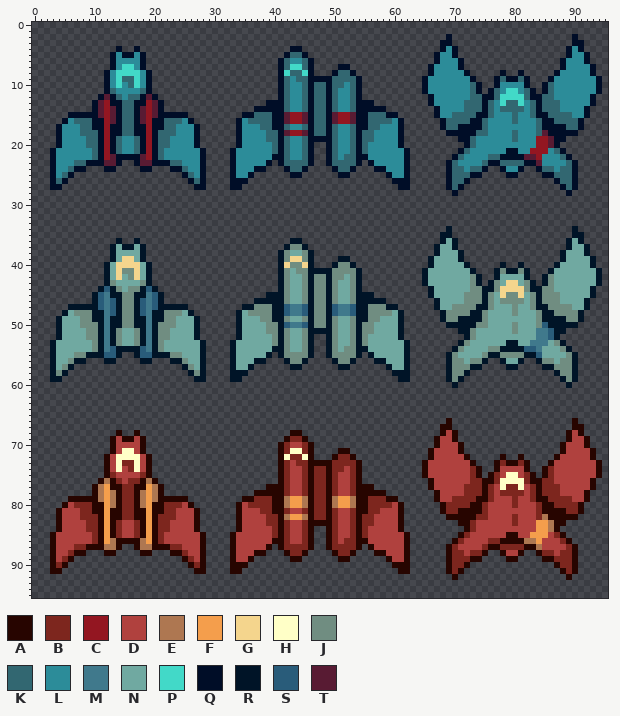
Sprite sheet -- game/assets.png. Above, as it was before the edit.
The file is 96x96 pixels.
Palette (. is transparent): A #270500  B #7d261e  C #931621  D #b0413e  E #ae7751  F #f49e4c  G #f4d58d  H #ffffc7  J #708d81  K #326771  L #2c8c99  M #40798c  N #70a9a1  P #42d9c8  Q #000d27  R #001427  S #295c7a  T #581b33
The same view after the edit:
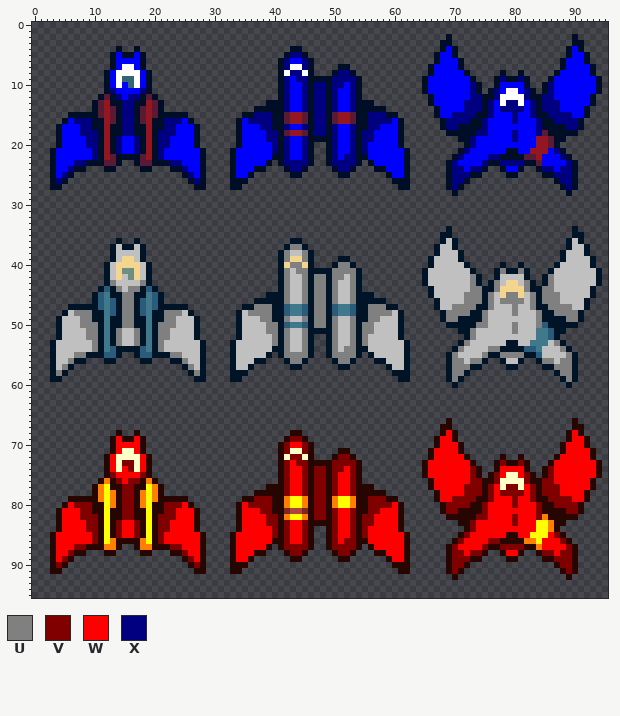
Colours new in this view: U #808080  V #800000  W #ff0000  X #000080
Change:
colour E: #ae7751 -> #ff8000
colour F: #f49e4c -> #ffff00
colour L: #2c8c99 -> #0000ff
colour N: #70a9a1 -> #c0c0c0
colour P: #42d9c8 -> #ffffff
Changed rows in their new state; - is a pixel that keeps its letter.
first column x 4:
 5 ---------------------------------------XX----------------------------------------------
 6 --------------------------------------X--X---------------------------------------------
 7 --------------------------------------X--X---------------------------------------------
 8 ---------------------------------------XX------XX--------------------------------------
 9 --------------------------------------X-XX----XXXX------------------------X--X---------
10 --------------------------------------X--X-XX-XX-X-------------------X------------X----
11 ---------X----X-----------------------X--X-XX-X--X-------------------X---X----X---X----
12 ----------X-XX------------------------X--X-XX-X--X-------------------XX--X----X--XX----
13 -----------XX-------------------------X--X-XX-X--X------------------XXX-X--XX--X-XXX---
14 -----------XX-------------------------X--X-XX-X--X------------------XXX-X-XXXX-X-XXX---
15 -----------XX--------------------XXX-------XX-------XXX-----------XXXX--X---X--X--XXXX-
16 ---XXX-----XX-----XXX-----------XXXX-------XX-------XXXX---------XXXX--X----X---X--XXXX
17 ----XX-----XX-----XX--------------XX--X--X-XX-X--X--XX-----------XX----X--------X----XX
18 ----XXX----XX----XXX---------------XX------XX-X--X-XX-----------------XX----X---X------
19 -----XX---X--X---XX----------------XX-X--X----X--X-XX----------------X------X----------
20 -----XX---X--X---XX-----------------X-X--X----X--X-X-----------------X-----------------
21 ------X---X--X---X------------------X-X--X----X--X-X----------------X--------------X---
22 ------X----------X--------------------X--X----X-XX-----------------X----XX----------X--
23 ---XX--------------XX-----------------XXXX----XXXX----------------X----X--XXXX-------X-
24 --X------------------X-----------------XX------XX-----------------XX-XX----------XX-XX-
25 -X--------------------X-------------------------------------------XXX--------------XXX-
26 X----------------------X------------------------------------------XX----------------XX-
27 ------------------------------------------------------------------X------------------X-
first column x 4:
37 ---------------------------------------UU----------------------------------------------
38 --------------------------------------U--U---------------------------------------------
39 --------------------------------------U--U---------------------------------------------
40 ---------------------------------------UU------UU--------------------------------------
41 --------------------------------------U-UU----UUUU------------------------U--U---------
42 --------------------------------------U--U-UU-UU-U-------------------U------------U----
43 ---------U----U-----------------------U--U-UU-U--U-------------------U---U----U---U----
44 ----------U-UU------------------------U--U-UU-U--U-------------------UU--U----U--UU----
45 -----------UU-------------------------U--U-UU-U--U------------------UUU-U--UU--U-UUU---
46 -----------UU-------------------------U--U-UU-U--U------------------UUU-U-UUUU-U-UUU---
47 -----------UU--------------------UUU-------UU-------UUU-----------UUUU--U---U--U--UUUU-
48 ---UUU-----UU-----UUU-----------UUUU-------UU-------UUUU---------UUUU--U----U---U--UUUU
49 ----UU-----UU-----UU--------------UU--U--U-UU-U--U--UU-----------UU----U--------U----UU
50 ----UUU----UU----UUU---------------UU------UU-U--U-UU-----------------UU----U---U------
51 -----UU---U--U---UU----------------UU-U--U----U--U-UU----------------U------U----------
52 -----UU---U--U---UU-----------------U-U--U----U--U-U-----------------U-----------------
53 ------U---U--U---U------------------U-U--U----U--U-U----------------U--------------U---
54 ------U----------U--------------------U--U----U-UU-----------------U----UU----------U--
55 ---UU--------------UU-----------------UUUU----UUUU----------------U----U--UUUU-------U-
56 --U------------------U-----------------UU------UU-----------------UU-UU----------UU-UU-
57 -U--------------------U-------------------------------------------UUU--------------UUU-
58 U----------------------U------------------------------------------UU----------------UU-
59 ------------------------------------------------------------------U------------------U-
first column x 4:
68 -----------------------------------------------------------------W--------------------W---
69 ----------W--W-------------------------VV-----------------------WW--------------------WW--
70 ----------WWWW------------------------VWWV----------------------WWW------------------WWW--
71 ----------W--W------------------------V--V---------------------WWWW------------------WWWW-
72 ---------W----W------------------------VV------VV--------------WWWWW----------------WWWWW-
73 ---------W-VV-W-----------------------VWVV----VVVV------------WWWWWWW-----V--V-----WWWWWWW
74 ---------W-WV-W-----------------------VWWV-VV-VVWV------------WWWWWWWV----WWWW----VWWWWWWW
75 ---------VWWWWV-----------------------VWWV-VV-VWWV------------WWWWWWWV---VW--WV---VWWWWWWW
76 ----------VWVV------------------------VWWV-VV-VWWV-------------WWWWWWVV--V----V--VVWWWWWW-
77 -----------VV-------------------------VWWV-VV-VWWV-------------WWWWWVVV-VW-VV-WV-VVVWWWWW-
78 -----------VV-------------------------VWWV-VV-VWWV--------------WWWWVVV-VWVVVVWV-VVVWWWW--
79 -----------VV--------------------VVV-------VV-------VVV---------WWVVVV--VWWWVWWV--VVVVWW--
80 --WVVV-----VV-----VVVW---------WVVVV-------VV-------VVVVW--------VVVV--VWWWWVWWWV--VVVV---
81 -WWWVV-----VV-----VVWWW--------WWWVV-------VV-VWWV--VVWWW--------VV----VWWWWWWWWV----VV---
82 -WWWVVV----VV----VVVWWW--------WWWWVV------VV-VWWV-VVWWWW-------------VVWWWWVWWWV---------
83 -WWWWVV---VWWV---VVWWWW--------WWWWVV-VWWV----VWWV-VVWWWW------------VWWWWWWVWWW----------
84 -WWWWVV---VWWV---VVWWWW--------WWWWWV-VWWV----VWWV-VWWWWW------------VWWWWWWWWWW----------
85 WWWWWWV---VWWV---VWWWWWW------WWWWWWV-VWWV----VWWV-VWWWWWW----------VWWWWWW--WW---WV------
86 WWWWWWV----------VWWWWWW------WWWWWW--VWWV----VWVV--WWWWWW---------VWWWWVV-------WWWV-----
87 WWWVV--------------VVWWW------WWWWW---VVVV----VVVV---WWWWW--------VWWWWV--VVVV---WWWWV----
88 WWV------------------VWW------WWW------VV------VV------WWW--------VVWVV----WW----VVWVV----
89 WV--------------------VW------WW------------------------WW--------VVV--------------VVV----
90 V----------------------V------------------------------------------VV----------------VV----
91 ------------------------------------------------------------------V------------------V----
